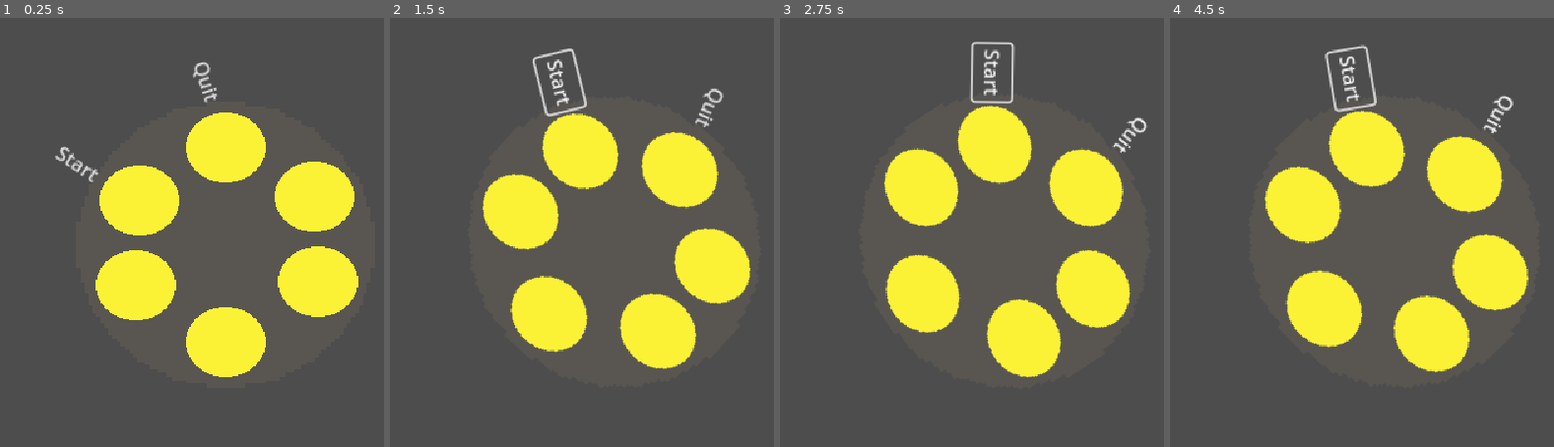
Above: before the commit, frames 1-4 (left to right).
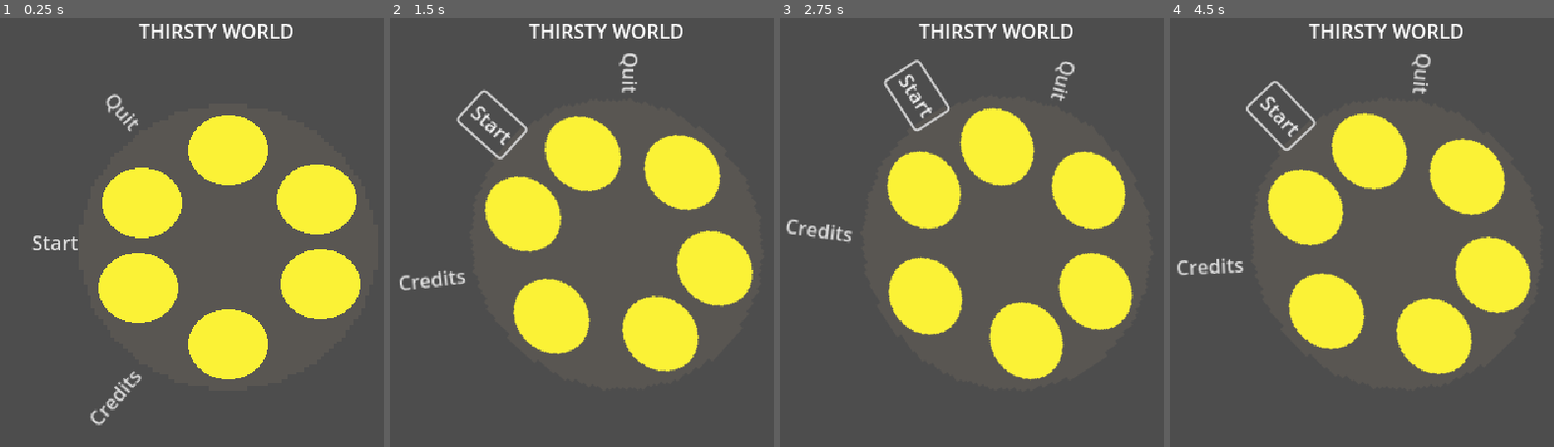
Above: after the commit, the same moments.

Repository: mattjaca/thirsty-world
Game: Godot game, scene res://nde_2_main_menu.tscn
Two runs of this game, one before a commit and one after it. Both use one fixed random seed, a clock stepped at 60 frames per second and the inputs below.
Inputs (mouse positions are in pixels of both pictures, inside the frame that each line leads up to):
- Up to frame 1 (0.25 s): no input
- Up to frame 2 (1.5 s): click (505, 395) at 0.5 s, where only the run after the commit has a clickable "Credits"; click "Start" at 1.25 s
- Up to frame 3 (2.75 s): click "Start" at 2 s
- Up to frame 4 (4.5 s): tap Enter (ui_accept) at 2.75, 3.02, 3.5, 3.77, 4.25 s; hold D (move_right, bound only after the commit) 2.78-4.28 s; hold A (move_left, bound only after the commit) from 4.28 s (still down)

The runs differ from the first frame. In frame 1, 3.8% of the frame differs, in the area x 8-94%, y 1-95%; in frame 2, 5.2%; in frame 3, 5.2%; in frame 4, 5.2%, in the area x 1-95%, y 1-84%.

Commit message:
Added basic player functionality for overworld

Diff:
--- /dev/null
+++ b/area_2d.gd
@@ -0,0 +1,14 @@
+extends Area2D
+
+@export var speed = 400 # how fast the player moves pixel/sec
+var screen_size #size of game window
+
+
+# Called when the node enters the scene tree for the first time.
+func _ready():
+	pass # Replace with function body.
+
+
+# Called every frame. 'delta' is the elapsed time since the previous frame.
+func _process(delta):
+	pass
--- /dev/null
+++ b/area_2d.tscn
@@ -0,0 +1,101 @@
+[gd_scene load_steps=21 format=3 uid="uid://igmahup37367"]
+
+[ext_resource type="Script" path="res://player.gd" id="1_3hfxy"]
+[ext_resource type="Texture2D" uid="uid://catqhu5h8c8md" path="res://Textures/Cowboy (Animated Pixel Art)/Animation Sprite Sheets (PNG)/sliced idle anim/6.png" id="1_iky1m"]
+[ext_resource type="Texture2D" uid="uid://csbodjvpg708" path="res://Textures/Cowboy (Animated Pixel Art)/Animation Sprite Sheets (PNG)/sliced idle anim/8.png" id="2_d2tvb"]
+[ext_resource type="Texture2D" uid="uid://c1g5svjxx3teu" path="res://Textures/Cowboy (Animated Pixel Art)/Animation Sprite Sheets (PNG)/sliced idle anim/9.png" id="3_knxq2"]
+[ext_resource type="Texture2D" uid="uid://cwi2rtqpjjjit" path="res://Textures/Cowboy (Animated Pixel Art)/Animation Sprite Sheets (PNG)/sliced idle anim/11.png" id="4_4brip"]
+[ext_resource type="Texture2D" uid="uid://bp2m4k8t1iogu" path="res://Textures/Cowboy (Animated Pixel Art)/Animation Sprite Sheets (PNG)/sliced idle anim/12.png" id="5_tuabf"]
+[ext_resource type="Texture2D" uid="uid://cce3ubk01yem3" path="res://Textures/Cowboy (Animated Pixel Art)/Animation Sprite Sheets (PNG)/sliced idle anim/13.png" id="6_vx6u5"]
+[ext_resource type="Texture2D" uid="uid://d16aw3hp3vvua" path="res://Textures/Cowboy (Animated Pixel Art)/Animation Sprite Sheets (PNG)/sliced idle anim/14.png" id="7_6a0gm"]
+[ext_resource type="Texture2D" uid="uid://nsifcjeml45w" path="res://Textures/Cowboy (Animated Pixel Art)/Animation Sprite Sheets (PNG)/sliced idle anim/15.png" id="8_i2buk"]
+[ext_resource type="Texture2D" uid="uid://bpliswwlhtv6r" path="res://Textures/Cowboy (Animated Pixel Art)/Animation Sprite Sheets (PNG)/sliced idle anim/16.png" id="9_bmkjk"]
+[ext_resource type="Texture2D" uid="uid://c63q3xt12mif2" path="res://Textures/Cowboy (Animated Pixel Art)/Animation Sprite Sheets (PNG)/sliced walk anim/0.png" id="11_ywndp"]
+[ext_resource type="Texture2D" uid="uid://c3tkqh34u5lp" path="res://Textures/Cowboy (Animated Pixel Art)/Animation Sprite Sheets (PNG)/sliced walk anim/1.png" id="12_etyod"]
+[ext_resource type="Texture2D" uid="uid://bvnwwcyl731wf" path="res://Textures/Cowboy (Animated Pixel Art)/Animation Sprite Sheets (PNG)/sliced walk anim/2.png" id="13_rl3p0"]
+[ext_resource type="Texture2D" uid="uid://b2g8le0ryhioe" path="res://Textures/Cowboy (Animated Pixel Art)/Animation Sprite Sheets (PNG)/sliced walk anim/3.png" id="14_um8r8"]
+[ext_resource type="Texture2D" uid="uid://ck1rlq7qipwre" path="res://Textures/Cowboy (Animated Pixel Art)/Animation Sprite Sheets (PNG)/sliced walk anim/4.png" id="15_tyfqq"]
+[ext_resource type="Texture2D" uid="uid://bjwirmkk3jan6" path="res://Textures/Cowboy (Animated Pixel Art)/Animation Sprite Sheets (PNG)/sliced walk anim/5.png" id="16_clkp5"]
+[ext_resource type="Texture2D" uid="uid://bnxoonnkq4p8a" path="res://Textures/Cowboy (Animated Pixel Art)/Animation Sprite Sheets (PNG)/sliced walk anim/6.png" id="17_sxivg"]
+[ext_resource type="Texture2D" uid="uid://cy47vnvvh8aji" path="res://Textures/Cowboy (Animated Pixel Art)/Animation Sprite Sheets (PNG)/sliced walk anim/7.png" id="18_ten4i"]
+
+[sub_resource type="SpriteFrames" id="SpriteFrames_47qa3"]
+animations = [{
+"frames": [{
+"duration": 1.0,
+"texture": ExtResource("1_iky1m")
+}, {
+"duration": 1.0,
+"texture": ExtResource("2_d2tvb")
+}, {
+"duration": 1.0,
+"texture": ExtResource("3_knxq2")
+}, {
+"duration": 1.0,
+"texture": ExtResource("4_4brip")
+}, {
+"duration": 1.0,
+"texture": ExtResource("5_tuabf")
+}, {
+"duration": 1.0,
+"texture": ExtResource("6_vx6u5")
+}, {
+"duration": 1.0,
+"texture": ExtResource("7_6a0gm")
+}, {
+"duration": 1.0,
+"texture": ExtResource("8_i2buk")
+}, {
+"duration": 1.0,
+"texture": ExtResource("9_bmkjk")
+}],
+"loop": true,
+"name": &"idle",
+"speed": 5.0
+}, {
+"frames": [{
+"duration": 1.0,
+"texture": ExtResource("11_ywndp")
+}, {
+"duration": 1.0,
+"texture": ExtResource("12_etyod")
+}, {
+"duration": 1.0,
+"texture": ExtResource("13_rl3p0")
+}, {
+"duration": 1.0,
+"texture": ExtResource("14_um8r8")
+}, {
+"duration": 1.0,
+"texture": ExtResource("15_tyfqq")
+}, {
+"duration": 1.0,
+"texture": ExtResource("16_clkp5")
+}, {
+"duration": 1.0,
+"texture": ExtResource("17_sxivg")
+}, {
+"duration": 1.0,
+"texture": ExtResource("18_ten4i")
+}],
+"loop": true,
+"name": &"walk",
+"speed": 5.0
+}]
+
+[sub_resource type="RectangleShape2D" id="RectangleShape2D_g1um4"]
+size = Vector2(48, 64)
+
+[node name="Player" type="Area2D"]
+position = Vector2(40, 40)
+script = ExtResource("1_3hfxy")
+metadata/_edit_group_ = true
+
+[node name="AnimatedSprite2D" type="AnimatedSprite2D" parent="."]
+scale = Vector2(2, 1.726)
+sprite_frames = SubResource("SpriteFrames_47qa3")
+animation = &"walk"
+metadata/_edit_group_ = true
+
+[node name="CollisionShape2D" type="CollisionShape2D" parent="."]
+shape = SubResource("RectangleShape2D_g1um4")
--- a/nde_2_main_menu.tscn
+++ b/nde_2_main_menu.tscn
@@ -49,6 +49,10 @@
 anchors_preset = 15
 anchor_right = 1.0
 anchor_bottom = 1.0
+offset_left = 2.0
+offset_top = 2.0
+offset_right = 2.0
+offset_bottom = 2.0
 grow_horizontal = 2
 grow_vertical = 2
 
@@ -66,25 +70,43 @@
 anchors_preset = -1
 anchor_right = 0.006
 anchor_bottom = 0.011
-offset_left = -5.02646
-offset_top = 38.7366
-offset_right = 39.4375
-offset_bottom = 66.9206
-rotation = 0.59098
+offset_left = -38.0
+offset_top = 111.0
+offset_right = 6.464
+offset_bottom = 139.184
 text = "Start
 "
 flat = true
 
 [node name="Quit" type="Button" parent="CanvasLayer/Control/TextureRect"]
 layout_mode = 0
-offset_left = 118.494
-offset_top = -27.0408
-offset_right = 160.494
-offset_bottom = 3.95924
-rotation = 1.26138
+offset_left = 38.0
+offset_top = -6.0
+offset_right = 80.0
+offset_bottom = 25.0
+rotation = 0.856957
 text = "Quit
 "
 flat = true
+
+[node name="Credits" type="Button" parent="CanvasLayer/Control/TextureRect"]
+layout_mode = 0
+offset_left = 1.0
+offset_top = 266.0
+offset_right = 64.0
+offset_bottom = 297.0
+rotation = -0.855211
+text = "Credits
+"
+flat = true
+
+[node name="RichTextLabel" type="RichTextLabel" parent="CanvasLayer/Control"]
+layout_mode = 0
+offset_left = 237.0
+offset_top = 7.0
+offset_right = 379.0
+offset_bottom = 52.0
+text = "THIRSTY WORLD"
 
 [node name="AnimationPlayer" type="AnimationPlayer" parent="CanvasLayer"]
 root_node = NodePath("../Control")
--- /dev/null
+++ b/player.gd
@@ -0,0 +1,39 @@
+extends Area2D
+
+@export var speed = 400 # how fast the player moves pixel/sec
+var screen_size #size of game window
+
+# Called when the node enters the scene tree for the first time.
+func _ready():
+	pass # Replace with function body.
+
+
+# Called every frame. 'delta' is the elapsed time since the previous frame.
+func _process(delta):
+	var velocity = Vector2.ZERO # the players movement vector?
+	if Input.is_action_pressed("move_right"):
+		velocity.x +=1
+	if Input.is_action_pressed("move_down"):
+		velocity.y +=1
+	if Input.is_action_pressed("move_left"):
+		velocity.x -=1
+	if Input.is_action_pressed("move_up"):
+		velocity.y -=1
+	if velocity.length() > 0:
+		velocity=velocity.normalized() * speed
+		$AnimatedSprite2D.animation="walk"
+		$AnimatedSprite2D.play()
+	else:
+		$AnimatedSprite2D.animation="idle"
+
+	position += velocity * delta
+#position = position.clamp(Vector2.ZERO, screen_size)
+
+	if velocity.x != 0:
+		$AnimatedSprite2D.animation="walk"
+		$AnimatedSprite2D.flip_v=false
+		$AnimatedSprite2D.flip_h=velocity.x<0
+
+
+
+	pass
--- a/project.godot
+++ b/project.godot
@@ -22,3 +22,26 @@
 window/size/window_width_override=1600
 window/size/window_height_override=900
 window/stretch/mode="viewport"
+
+[input]
+
+move_right={
+"deadzone": 0.5,
+"events": [Object(InputEventKey,"resource_local_to_scene":false,"resource_name":"","device":-1,"window_id":0,"alt_pressed":false,"shift_pressed":false,"ctrl_pressed":false,"meta_pressed":false,"pressed":false,"keycode":0,"physical_keycode":68,"key_label":0,"unicode":100,"echo":false,"script":null)
+]
+}
+move_left={
+"deadzone": 0.5,
+"events": [Object(InputEventKey,"resource_local_to_scene":false,"resource_name":"","device":-1,"window_id":0,"alt_pressed":false,"shift_pressed":false,"ctrl_pressed":false,"meta_pressed":false,"pressed":false,"keycode":0,"physical_keycode":65,"key_label":0,"unicode":97,"echo":false,"script":null)
+]
+}
+move_down={
+"deadzone": 0.5,
+"events": [Object(InputEventKey,"resource_local_to_scene":false,"resource_name":"","device":-1,"window_id":0,"alt_pressed":false,"shift_pressed":false,"ctrl_pressed":false,"meta_pressed":false,"pressed":false,"keycode":0,"physical_keycode":83,"key_label":0,"unicode":115,"echo":false,"script":null)
+]
+}
+move_up={
+"deadzone": 0.5,
+"events": [Object(InputEventKey,"resource_local_to_scene":false,"resource_name":"","device":-1,"window_id":0,"alt_pressed":false,"shift_pressed":false,"ctrl_pressed":false,"meta_pressed":false,"pressed":false,"keycode":0,"physical_keycode":87,"key_label":0,"unicode":119,"echo":false,"script":null)
+]
+}
Not shown, added: Textures/Cowboy (Animated Pixel Art)/Animation Sprite Sheets (PNG)/CowBoyDrawWeapon.png.import
Not shown, added: Textures/Cowboy (Animated Pixel Art)/Animation Sprite Sheets (PNG)/CowBoyHolsterWeapon.png.import
Binary file added: Textures/Cowboy (Animated Pixel Art)/Animation Sprite Sheets (PNG)/CowBoyIdle.png
Not shown, added: Textures/Cowboy (Animated Pixel Art)/Animation Sprite Sheets (PNG)/CowBoyIdle.png.import
Not shown, added: Textures/Cowboy (Animated Pixel Art)/Animation Sprite Sheets (PNG)/CowBoyQuickDrawShot.png.import
Not shown, added: Textures/Cowboy (Animated Pixel Art)/Animation Sprite Sheets (PNG)/CowBoyRapidFire.png.import
Binary file added: Textures/Cowboy (Animated Pixel Art)/Animation Sprite Sheets (PNG)/CowBoyShoot.png
Not shown, added: Textures/Cowboy (Animated Pixel Art)/Animation Sprite Sheets (PNG)/CowBoyShoot.png.import
Binary file added: Textures/Cowboy (Animated Pixel Art)/Animation Sprite Sheets (PNG)/CowBoySmokingIdle.png
Not shown, added: Textures/Cowboy (Animated Pixel Art)/Animation Sprite Sheets (PNG)/CowBoySmokingIdle.png.import
Binary file added: Textures/Cowboy (Animated Pixel Art)/Animation Sprite Sheets (PNG)/CowBoyWalking.png
Not shown, added: Textures/Cowboy (Animated Pixel Art)/Animation Sprite Sheets (PNG)/CowBoyWalking.png.import
(and 43 more such lines)
